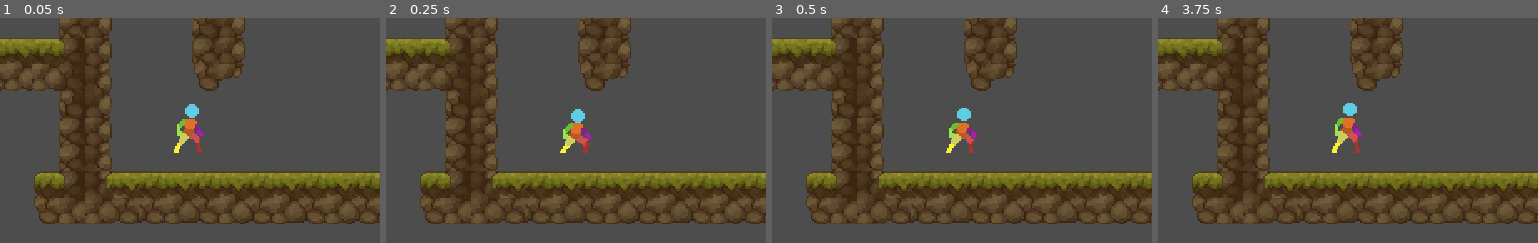
Above: before the commit, frames 1-4 (left to right).
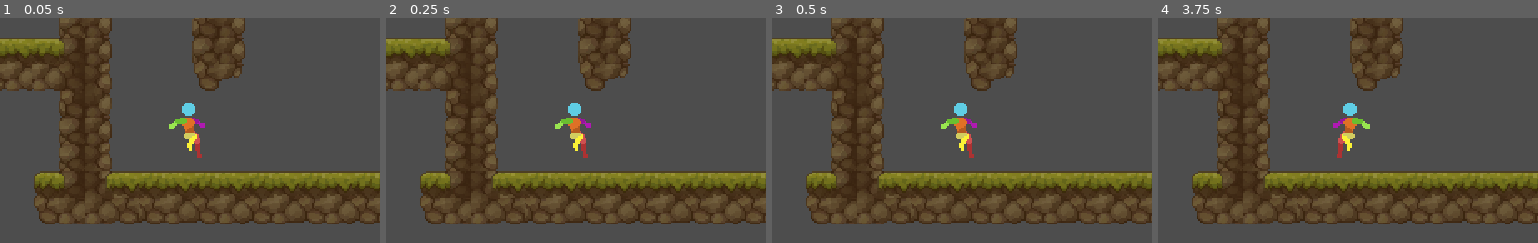
Above: after the commit, the same moments.

Repository: Ketei/UnnamedGame
Game: Godot game, scene res://Test/test_world.tscn
The game is run twice, just before and just after one commit, with the same random seed, the same clock (stepped at 60 frames per second) and the same inputs.
Inputs:
- Up to frame 1 (0.05 s): no input
- Up to frame 2 (0.25 s): no input
- Up to frame 3 (0.5 s): no input
- Up to frame 4 (3.75 s): tap Enter (ui_accept) at 0.5, 2 s; hold Right (gc_right) 0.53-1.28 s; hold A (gc_jump) 0.53-1.28 s; hold Down (gc_down) 1.28-2.03 s; tap Shift (gc_walk) at 1.35, 2.85 s; tap A (gc_jump) at 1.52, 1.55, 1.82, 3.02, 3.05, 3.32 s; hold Right (gc_right) 2.03-2.78 s; hold A (gc_jump) 2.03-2.78 s; hold Up (gc_up) 2.78-3.53 s; hold Left (gc_left) from 3.53 s (still down); hold A (gc_jump) from 3.53 s (still down)
The pictures show only the part of the screen within x 22-72%, y 32-82%; the shares and areas given below are measured in that part.

The runs differ from the first frame. In frame 1, 0.8% of the frame differs, in the area x 44-54%, y 37-63%; in frame 2, 1.0%; in frame 3, 0.9%; in frame 4, 0.8%.
Error before the commit: Parse Error: The function signature doesn't match the parent. Parent signature is "get_gravity() -> Vector2". (res://Scripts/BaseClasses/Actor.gd:97)
Error after the commit: Invalid access to property or key '_time_to_peak' on a base object of type 'CharacterBody2D (Player)'. (res://Scripts/Modules/Behaviours/Movement/Player/Jump.g…

Commit message:
Gravity module compat
- Made it so that jump time variables are compatible with the gravity module.
- Removed apply gravity function as now that's a module's job
- Cleaned up jump function
- Created new facing right function that takes velocity.x as the base.
- Created get friction & acceleration functions. Cleans up _get_accel_change function
- Acceleration/Friction now set up for better use with delta.
- Removed gravity_mode variable as it's now irrelevant(unused)

Diff:
--- a/Scripts/BaseClasses/Actor.gd
+++ b/Scripts/BaseClasses/Actor.gd
@@ -23,12 +23,14 @@
 @export var walk_speed: float = 0.0 :
 	set(value) :
 		walk_speed = maxf(value, 0.0) * GameProperties.grid_size
+## How much time in seconds will it take the actor to reach max speed
 @export var acceleration: float = 0.0 :
 	set(value) :
-		acceleration = maxf(value, 0.0) * GameProperties.grid_size * GameProperties.target_framerate
+		acceleration = maxf(value, 0.0)
+## How much time in seconds will it take the actor to come to a stop
 @export var friction: float = 0.0 :
 	set(value) :
-		friction = maxf(value, 0.0) * GameProperties.grid_size * GameProperties.target_framerate
+		friction = maxf(value, 0.0)
 @export var climb_base_speed: float = 0.0 :
 	set(value) :
 		climb_base_speed = maxf(value, 0.0) * GameProperties.grid_size
@@ -38,37 +40,40 @@
 @export var swim_speed: float = 0.0
 
 @export_category("Air Movement")
+## If this value is updated and have a gravity module, be sure to update it too.
+@export var jump_height: float = 0.0:
+	set(value):
+		jump_height = value * GameProperties.grid_size
+		jump_velocity = QuickMath.get_jump_velocity(jump_height, time_to_peak)
+		_update_gravity()
+## How fast in seconds should you reach the floor after jumping. If this value
+## is updated and have a gravity module, be sure to update it too.
+@export var time_to_floor: float = 0.0:
+	set(value):
+		time_to_floor = maxf(value, 0.0)
+		_update_gravity()
+## How fast in seconds should you reach the peak of a jump. If this value
+## is updated and have a gravity module, be sure to update it too.
+@export var time_to_peak: float = 0.0:
+	set(value):
+		time_to_peak = maxf(value, 0.0)
+		jump_velocity = QuickMath.get_jump_velocity(jump_height, time_to_peak)
+		_update_gravity()
 @export var air_jumps: int = 0 :
 	set(value):
 		air_jumps = maxi(value, 0)
 @export var air_acceleration: float = 0.0:
 	set(value):
-		air_acceleration = maxf(value, 0.0) * GameProperties.grid_size * GameProperties.target_framerate
+		air_acceleration = maxf(value, 0.0)
 @export var air_friction = 0.0:
 	set(value):
-		air_friction = maxf(value, 0.0) * GameProperties.grid_size * GameProperties.target_framerate
-
-@export_category("Water Movement")
-
-@export_category("Gravity")
-## How fast, in blocks (check grid size on GameProperties) is the actor allowed
-## to fall.
-@export var terminal_velocity: float = 0.0 :
-	set(value) :
-		terminal_velocity = maxf(value, 0.0) * GameProperties.grid_size
-## How fast in seconds should you reach the floor after a jump.
-@export var _time_to_floor: float
-## How fast in seconds should you reach the peak of a jump
-@export var _time_to_peak: float
-## How far in blocks (check grid size on GameProperties)
-## should the actor be able to jump
-@export var _jump_height: float
+		air_friction = maxf(value, 0.0)
 
 # Toggles
 var is_gravity_enabled: bool = true
+var can_jump: bool = true
 var is_walking: bool = false
 var is_crouching: bool = false
-var can_jump: bool = true
 var is_swimming: bool = false
 var is_on_air: bool = false
 
@@ -83,62 +88,47 @@
 	set(value):
 		_terrain_mod = maxf(value, 0.0)
 
-# Settings
-var gravity_mode: GravityMode = GravityMode.NORMAL
-
 # Tracker
 var air_jump_count: int = 0
 
-@onready var jump_velocity = QuickMath.get_jump_velocity(_jump_height, _time_to_peak)
-@onready var jump_gravity = QuickMath.get_jump_gravity(_jump_height, _time_to_peak)
-@onready var normal_gravity = QuickMath.get_normal_gravity(_jump_height, _time_to_floor)
-
-
-func get_gravity() -> float:
-	if gravity_mode == GravityMode.NORMAL:
-		return normal_gravity
-	elif gravity_mode == GravityMode.JUMP:
-		return jump_gravity
-	elif gravity_mode == GravityMode.ZERO:
-		return 0
-	else:
-		return normal_gravity
-
-
-func apply_gravity(delta: float) -> void:
-	if not is_gravity_enabled:
-		return
-
-	if gravity_mode != GravityMode.ZERO:
-		velocity.y = minf(velocity.y + (get_gravity() * delta), terminal_velocity)
-	else:
-		if velocity.y != 0:
-			velocity.y = move_toward(velocity.y, 0, air_acceleration * 2.0)
+# References
+var module_manager: ModuleManager
+
+@onready var jump_velocity: float = QuickMath.get_jump_velocity(jump_height, time_to_peak)
 
 
 func change_actor_speed(AxisDirection: float, Delta: float) -> void:
 	if AxisDirection == 0.0 and velocity.x == 0.0:
 		return
 
-	if gravity_mode != GravityMode.ZERO:
-		velocity.x = move_toward(velocity.x, _get_speed() * AxisDirection, _get_accel_change(AxisDirection, velocity.x, _get_speed()) * Delta)
-	else:
-		velocity.x = move_toward(velocity.x, _get_speed() * AxisDirection, swim_speed / 3.0)
-
-
-func _get_accel_change(AxisValue: float, CurrentSpeed: float, MaxSpeed: float):
-	if abs(CurrentSpeed) <= MaxSpeed * int(AxisValue != 0): # return acceleration values
-		if is_on_air:
-			return air_acceleration
-		elif not QuickMath.are_numbers_same_poles(AxisValue, CurrentSpeed):
-			return friction
-		else:
-			return acceleration
-	else: # return friction values
-		if is_on_air:
-			return air_friction
-		else:
-			return friction
+	velocity.x = move_toward(velocity.x, _get_speed() * AxisDirection, _get_accel_change(AxisDirection, velocity.x, _get_speed()) * Delta )
+
+
+func _get_accel_change(AxisValue: float, CurrentSpeed: float, MaxSpeed: float) -> float:
+	var _is_accelerating: bool = abs(CurrentSpeed) <= MaxSpeed * int(AxisValue != 0)
+	var _speed_change: float = 0.0
+
+	if _is_accelerating and QuickMath.are_numbers_same_poles(AxisValue, CurrentSpeed):
+		_speed_change = get_acceleration()
+	else:
+		_speed_change = get_friction()
+		if MaxSpeed < abs(CurrentSpeed) and AxisValue != 0 and QuickMath.are_numbers_same_poles(AxisValue, CurrentSpeed):
+			_speed_change /= 2.0
+	return QuickMath.get_acceleration(_speed_change, MaxSpeed)
+
+
+func get_acceleration() -> float:
+	if is_on_air:
+		return air_acceleration
+	else:
+		return acceleration
+
+
+func get_friction() -> float:
+	if is_on_air:
+		return air_friction
+	else:
+		return friction
 
 
 func _get_speed() -> float:
@@ -168,31 +158,31 @@
 
 
 func set_facing_right(FacingRight: bool = true) -> void:
-	if not actor_sprite:
-		return
-
 	if FacingRight and actor_sprite.flip_h:
 		actor_sprite.flip_h = false
 	elif not FacingRight and not actor_sprite.flip_h:
 		actor_sprite.flip_h = true
 
 
+func update_facing_right() -> void:
+	if not actor_sprite:
+		return
+
+	if velocity.x < 0 and not actor_sprite.flip_h:
+		actor_sprite.flip_h = true
+	elif 0 < velocity.x and actor_sprite.flip_h:
+		actor_sprite.flip_h = false
+
+
 func jump(JumpFromGround: bool, JumpForce: float = jump_velocity) -> void:
-	if JumpFromGround or JumpForce < velocity.y:
+	if not JumpFromGround:
+		air_jump_count += 1
+
+	if JumpForce < velocity.y:
 		velocity.y = JumpForce
-	else:
-		velocity.y += JumpForce
-		air_jump_count += 1
-
-	gravity_mode = GravityMode.JUMP
 
 	# This part is experimental. It gives a boost on air jumps to give more air control
 	# Might remain, might go. Who knows? Me not yet.
-	if not JumpFromGround:
-		if QuickMath.are_numbers_same_poles(Input.get_axis("gc_left", "gc_right"), velocity.x):
-			velocity.x += (_get_speed() * Input.get_axis("gc_left", "gc_right")) * 0.6
-		else:
-			velocity.x += (_get_speed() * Input.get_axis("gc_left", "gc_right")) * 0.35
 
 
 func can_actor_jump(IsOnGround := true) -> bool:
@@ -207,3 +197,13 @@
 
 func toggle_walk() -> void:
 	is_walking = not is_walking
+
+
+func _update_gravity() -> void:
+	if not module_manager:
+		return
+
+	if not module_manager.has_module("gravity-manager"):
+		return
+
+	module_manager.get_module("gravity-manager").update_gravity_settings()
